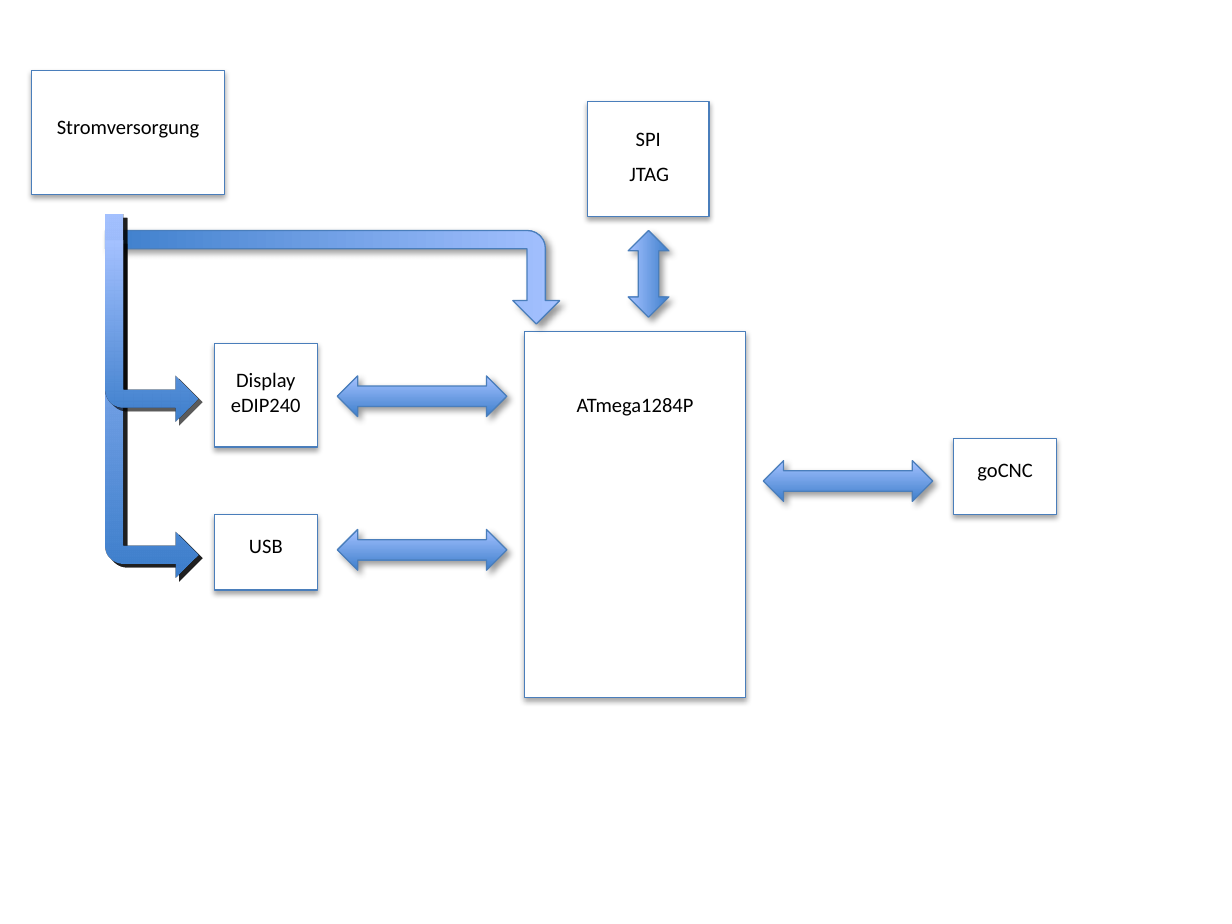
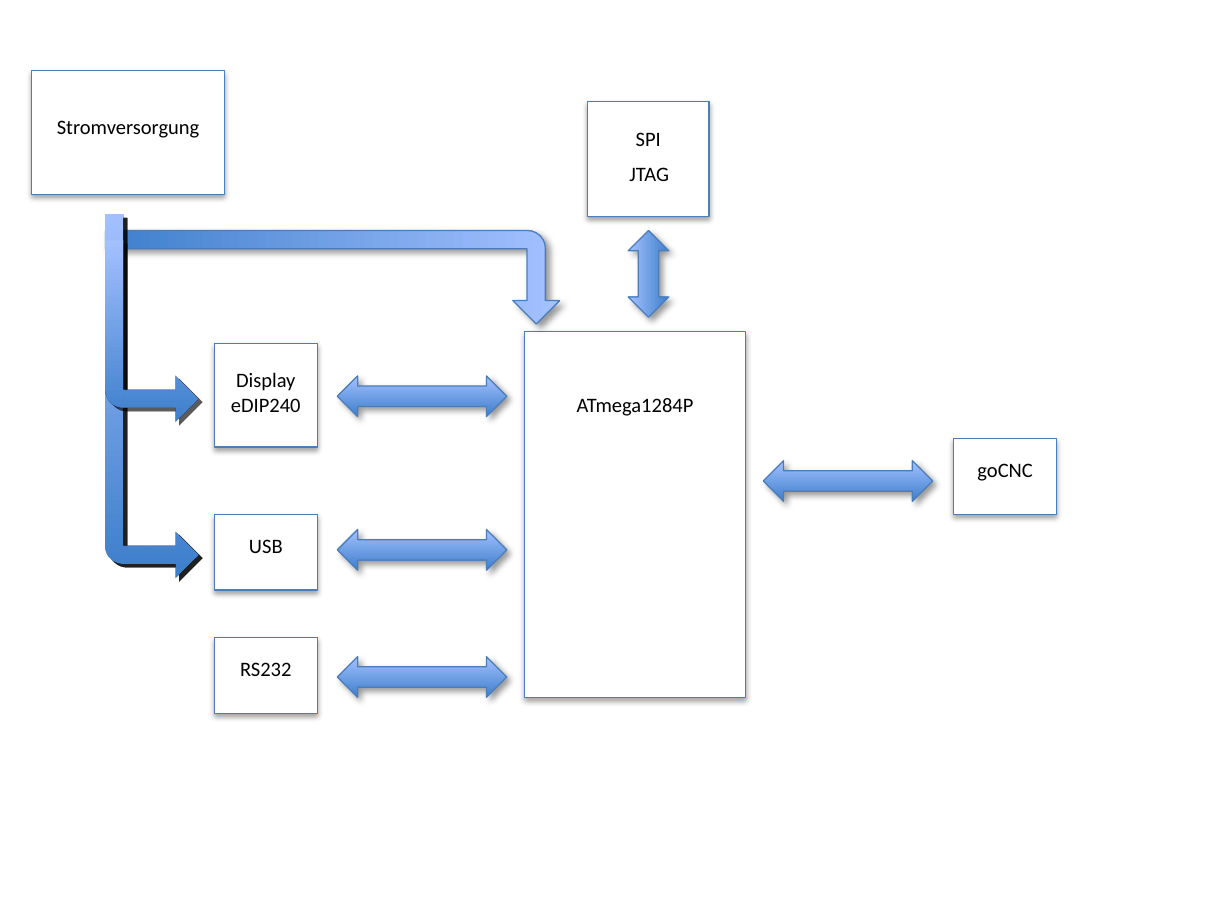
Before and after one commit to c3lumsy/Technikerarbeit-2012, a slide deck: slide 1 of Dokumentation/Platine.pptx. Drawn at 1232x924 pixels with LibreOffice and Linux fonts; fonts in the diff are those of the drawing. Boxes give left, top, right and bottom in pixels: in the first picture for what was removed or moved away, otherwise in the second. Text is boxed around its words. In the diff, an @@ line names an element or a change of style, - is before the commit and + after.

```diff
--- a/Dokumentation/Platine.pptx
+++ b/Dokumentation/Platine.pptx
@@ rectangle added at <box>214,637,318,713</box>, fill #FFFFFF, outline #4B7EBC 0.75 pt @@
@@ left right arrow added at <box>338,657,508,697</box>, fill gradient #3F80CE to #A4C4FF, outline #4B7EBC 0.75 pt @@
@@ text added at <box>240,662,291,676</box>, 12 pt, text #000000 @@
+RS232
```
Also in this commit, not shown: 16 other files.
